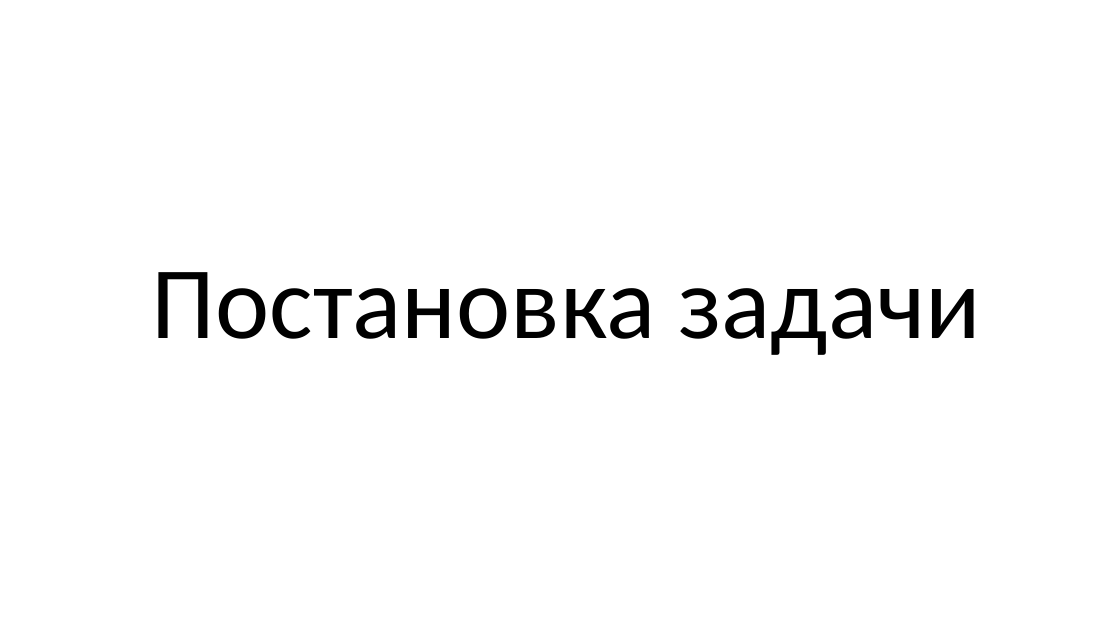
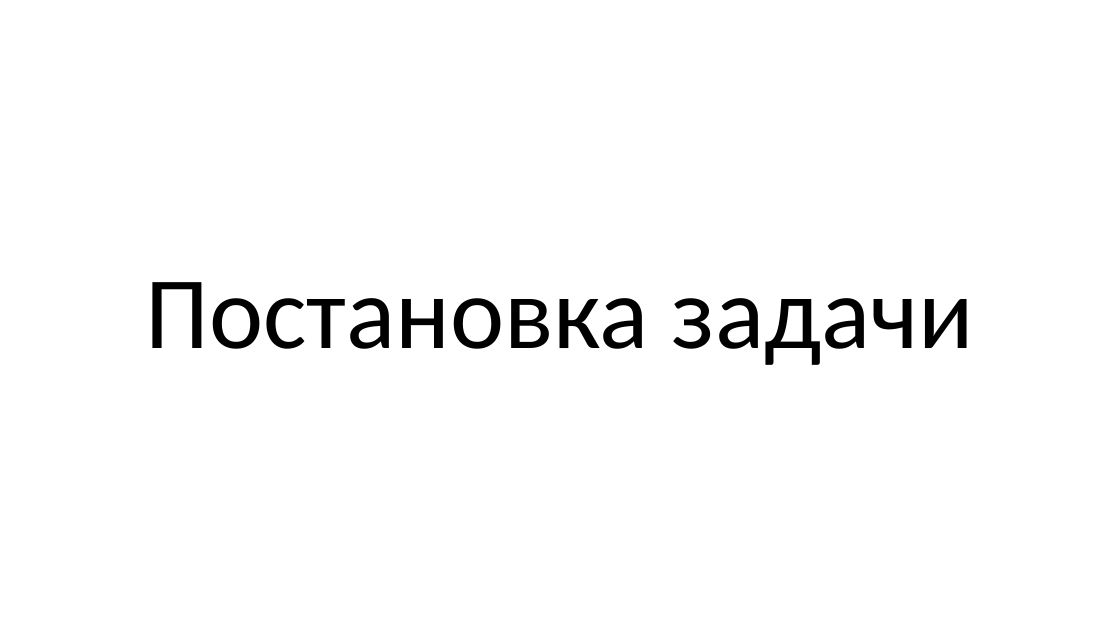
Before and after one commit to sevoster/hybrid-decision-making-system, a slide deck: slide 8 of docs/Синтетическая Презентация.pptx. Drawn at 1120x630 pixels with LibreOffice and Linux fonts; fonts in the diff are those of the drawing. Boxes give left, top, right and bottom in pixels: in the first picture for what was removed or moved away, otherwise in the second. Text is boxed around its words. In the diff, an @@ line names an element or a change of style, - is before the commit and + after.

```diff
--- a/docs/Синтетическая Презентация.pptx
+++ b/docs/Синтетическая Презентация.pptx
@@ title "Постановка задачи": place and size @@
-title "Постановка задачи" at (152, 272, 980, 355)
+title "Постановка задачи" at (145, 282, 974, 365)
```
Also in this commit, not shown: 14 other slides changed, 9 slides added, 6 slides removed, 8 other files.
